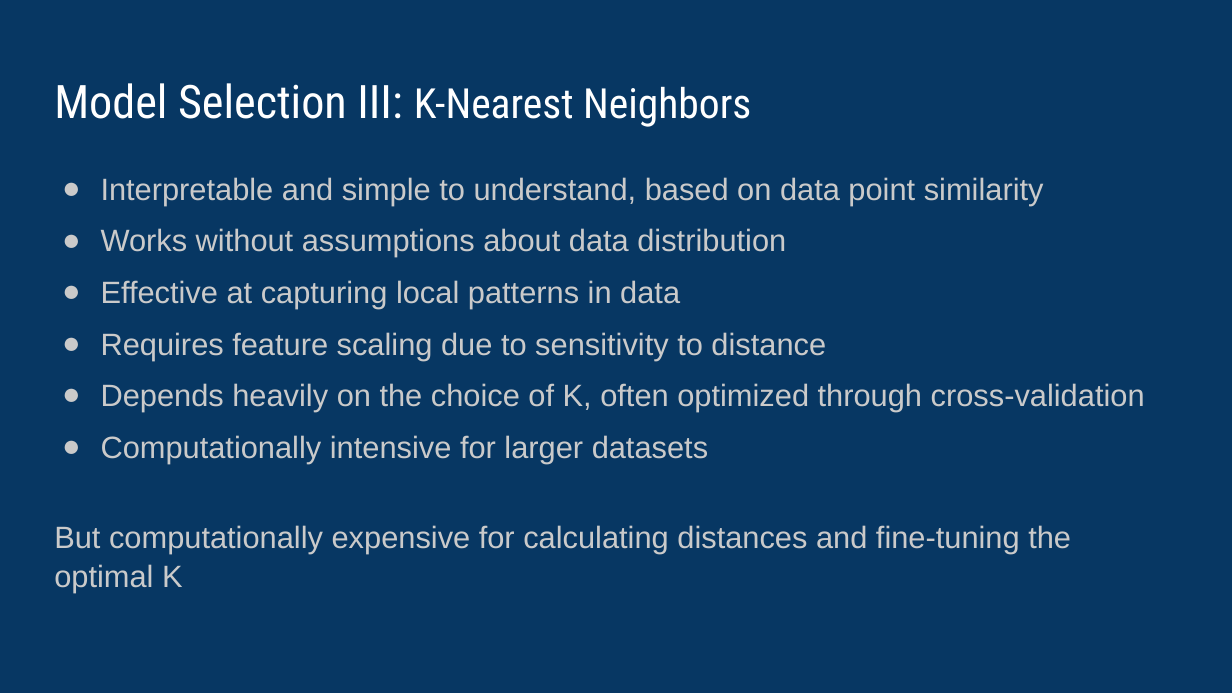
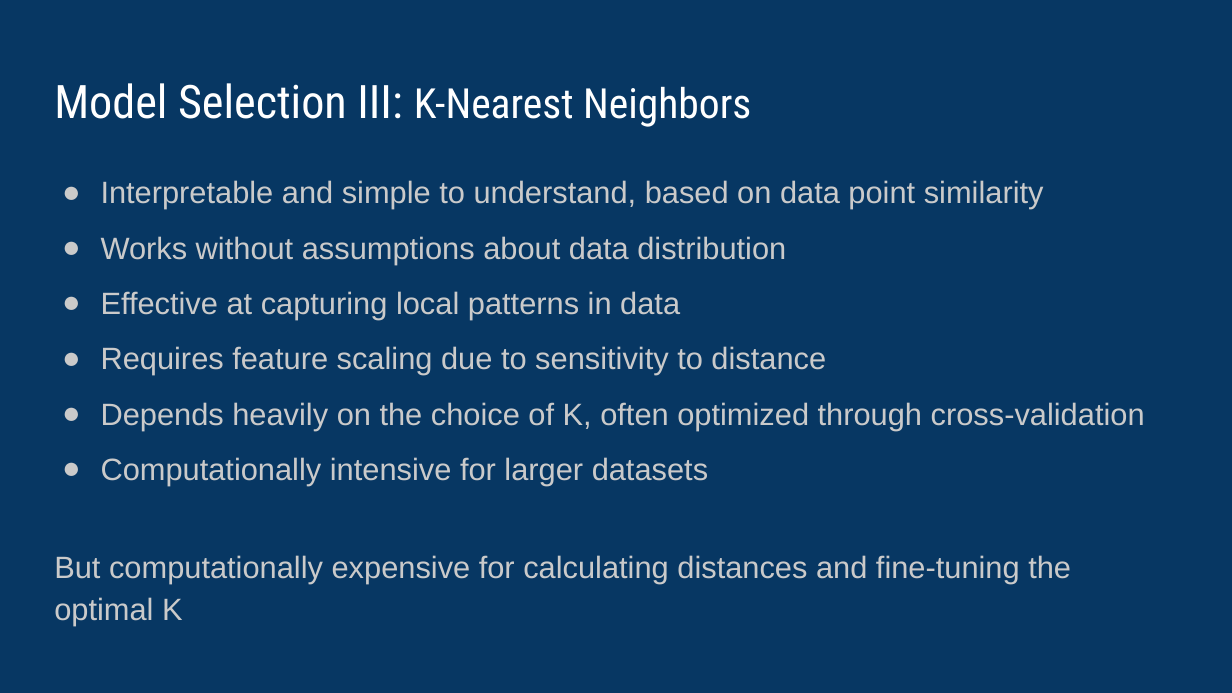
Before and after one commit to vipvivek15/CMPE_255_Final_Project, a slide deck: slide 9 of CMPE_255_Final_presentation.pptx. Drawn at 1232x693 pixels with LibreOffice and Linux fonts; fonts in the diff are those of the drawing. Boxes give left, top, right and bottom in pixels: in the first picture for what was removed or moved away, otherwise in the second. Text is boxed around its words. In the diff, an @@ line names an element or a change of style, - is before the commit and + after.

```diff
--- a/CMPE_255_Final_presentation.pptx
+++ b/CMPE_255_Final_presentation.pptx
@@ text "Interpretable and simple to understand, ..." at [54,180,1145,626]: line spacing 1.05 to 1.15 @@
```
Also in this commit, not shown: 2 other slides changed, 4 other files.
